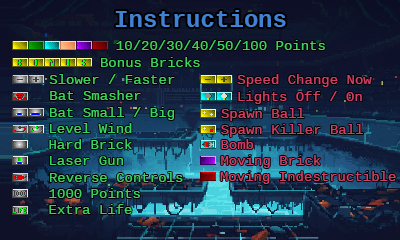
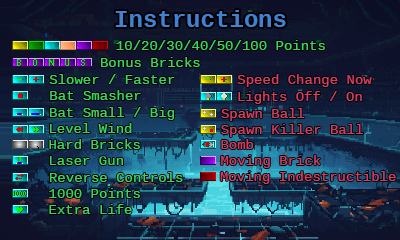
Layers edited between the first and the second 400 x 240 image:
renamed "bonus_brick" to "e_bonus_brick", painted on it over [12, 189, 28, 198]
renamed "reverse_brick" to "e_reverse_brick", painted on it over [12, 173, 28, 182]
renamed "laser_brick" to "e_laser_brick", painted on it over [12, 156, 28, 165]
renamed "forward_brick" to "e_forward_brick", painted on it over [28, 125, 44, 134]
renamed "rewind_brick" to "e_rewind_brick", painted on it over [12, 125, 28, 134]
renamed "batbig_brick" to "e_batbig_brick", painted on it over [28, 108, 44, 117]
renamed "batsmall_brick" to "e_batsmall_brick", painted on it over [12, 108, 28, 117]
renamed "skull_brick" to "e_skull_brick", painted on it over [12, 91, 28, 101]
renamed "s_brick" to "e_s_brick", moved it above "e_u_brick", painted on it over [76, 58, 92, 67]
renamed "u_brick" to "e_u_brick", painted on it over [60, 58, 76, 67]
renamed "n_brick" to "e_n_brick", painted on it over [44, 58, 60, 67]
renamed "o_brick" to "e_o_brick", painted on it over [28, 58, 44, 67]
renamed "b_brick" to "e_b_brick", painted on it over [12, 58, 28, 67]
renamed "life_brick" to "e_life_brick", painted on it over [12, 205, 28, 215]
added layer "e_fivehit_brick" above "Hard Bricks" over [28, 140, 44, 149]
renamed "Hard Brick" to "Hard Bricks", painted on it over [132, 141, 140, 149]
renamed "fast_brick" to "e_fast_brick", moved it above "e_slow_brick", painted on it over [28, 75, 44, 84]
renamed "slow_brick" to "e_slow_brick", moved it above "Layer 0", painted on it over [12, 75, 28, 84]
painted on "Layer 0" over [39, 75, 400, 136]
